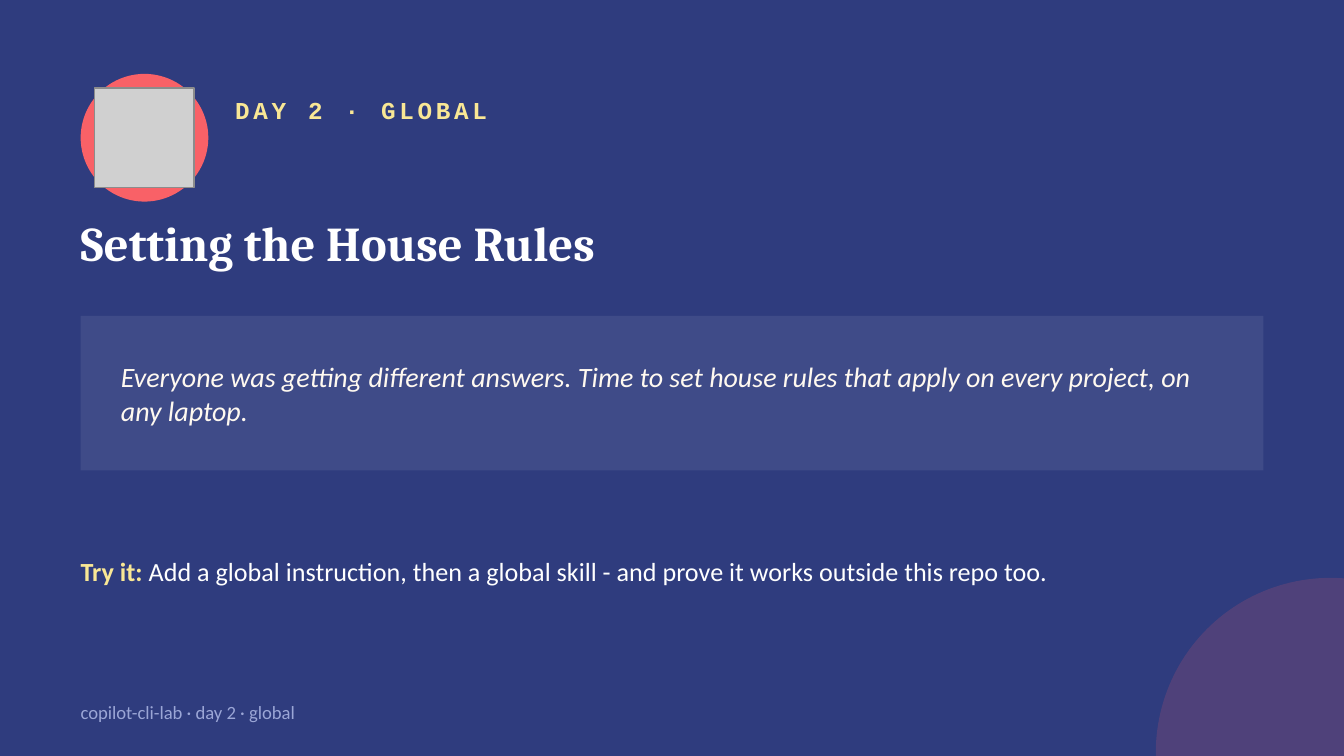
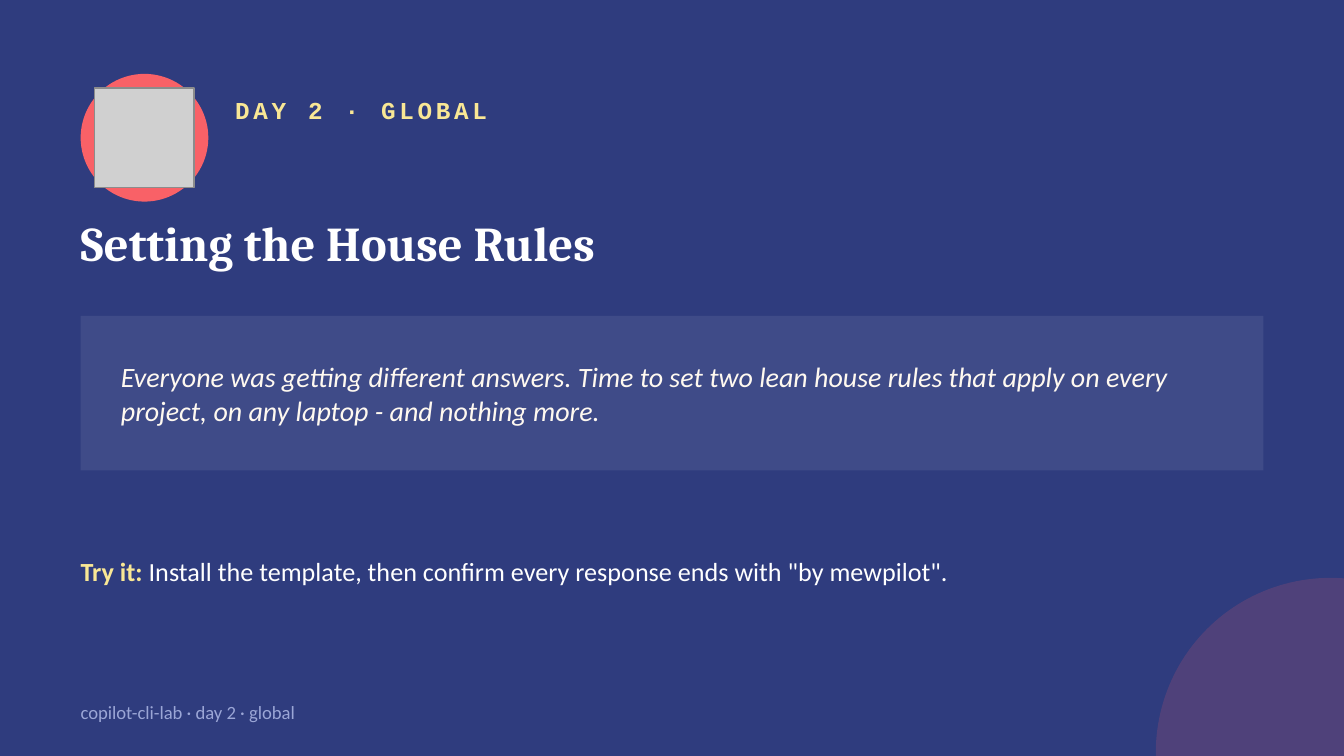
Before and after one commit to kandanai-leenutaphong-backup/copilot-cli-lab, a slide deck: slide 5 of slides/copilot-cli-lab.pptx. Drawn at 1344x756 pixels with LibreOffice and Linux fonts; fonts in the diff are those of the drawing; grey boxes stand for pictures. Boxes give left, top, right and bottom in pixels: in the first picture for what was removed or moved away, otherwise in the second. Text is boxed around its words. In the diff, an @@ line names an element or a change of style, - is before the commit and + after.

```diff
--- a/slides/copilot-cli-lab.pptx
+++ b/slides/copilot-cli-lab.pptx
@@ text at bbox=[121, 367, 1167, 426]: text changed @@
-Everyone was getting different answers. Time to set house rules that apply on every project, on any laptop.
+Everyone was getting different answers. Time to set two lean house rules that apply on every project, on any laptop - and nothing more.
@@ text at bbox=[81, 562, 948, 586]: text changed @@
-Try it: Add a global instruction, then a global skill - and prove it works outside this repo too.
+Try it: Install the template, then confirm every response ends with "by mewpilot".
```
Also in this commit, not shown: 2 other slides changed, 10 other files.
